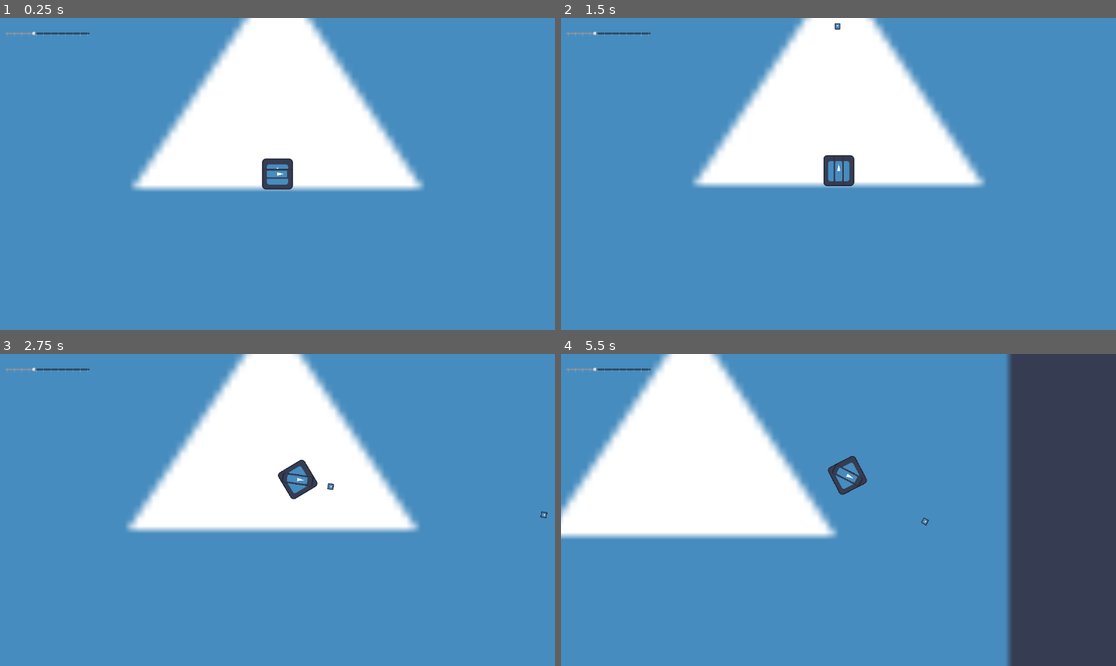
Above: before the commit, frames 1-4 (two rows, left to right).
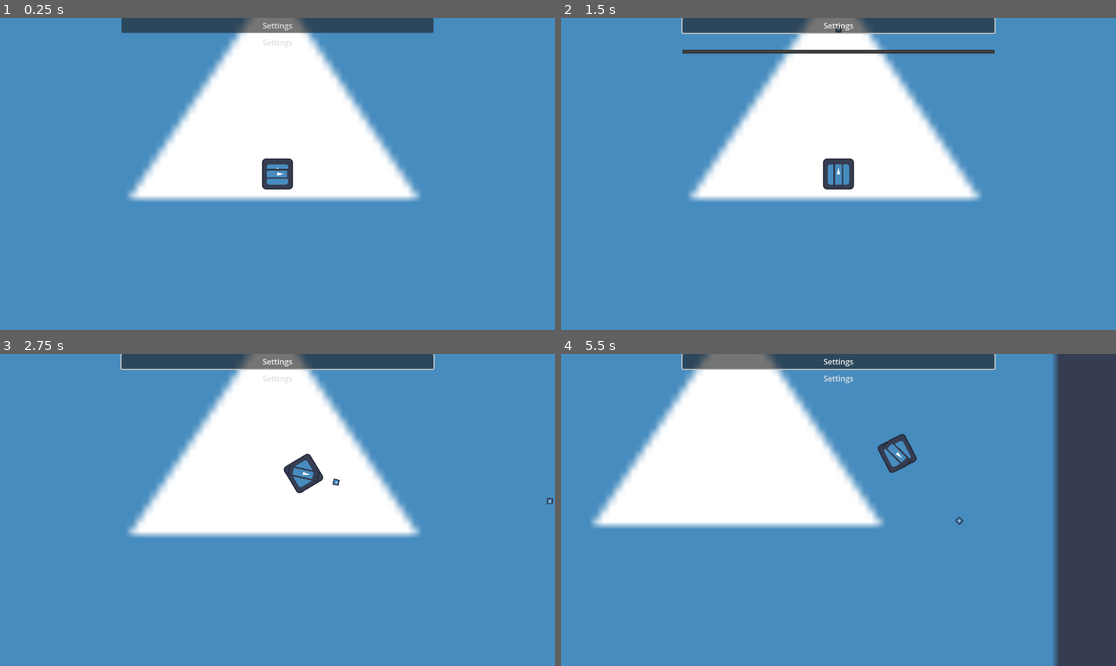
Above: after the commit, the same moments.

Repository: Vernaron/UntitledMechGame
Game: Godot game, scene res://core_scene.tscn
Two runs of this game, one before a commit and one after it. Both use one fixed random seed, a clock stepped at 60 frames per second and the inputs below. The engine's default icon, where the game draws it, is replaced by a stand-in: a white triangle on a blue panel in a dark square.
Inputs (mouse positions are in pixels of both pictures, inside the frame that each line leads up to):
- Up to frame 1 (0.25 s): no input
- Up to frame 2 (1.5 s): click (838, 24) at 0.5 s, where only the run after the commit has a clickable "Settings"; click (838, 42) at 1.25 s, where only the run after the commit has a clickable "Settings"
- Up to frame 3 (2.75 s): move the mouse to (399, 494) at 2.02 s; press the mouse at (399, 494) at 2.03 s; hold D (right) from 2.03 s (still down)
- Up to frame 4 (5.5 s): move the mouse to (727, 525) at 2.77 s; release D (right) at 2.78 s; release the mouse at (727, 525) at 2.78 s; hold S (down) 2.78-3.53 s; tap Shift (special) at 2.85, 4.35 s; move the mouse to (894, 441) at 3.52 s; press the mouse at (894, 441) at 3.53 s; hold D (right) 3.53-4.28 s; move the mouse to (810, 572) at 4.27 s; release the mouse at (810, 572) at 4.28 s; hold W (up) 4.28-5.03 s; move the mouse to (1005, 556) at 5.02 s; press the mouse at (1005, 556) at 5.03 s; hold A (left) from 5.03 s (still down)

The runs differ from the first frame. In frame 1, 8.3% of the frame differs, in the area x 1-79%, y 0-59%; in frame 2, 10%; in frame 3, 7.2%; in frame 4, 26%, in the area x 0-90%, y 0-100%.

Commit message:
started working on UI for pause screen

Diff:
--- a/Body.gd
+++ b/Body.gd
@@ -10,12 +10,13 @@
 
 # Called every frame. 'delta' is the elapsed time since the previous frame.
 func _process(delta):
-	look_at(get_global_mouse_position())
-	rotate(PI/2)
 	if(Input.is_action_pressed("shoot")):
 		shoot()
 	if(curr_reload>0):
 		curr_reload-=delta
+func _physics_process(delta):
+	look_at(get_global_mouse_position())
+	rotate(PI/2)
 func shoot():
 	if(curr_reload<=0):
 		curr_reload = RELOAD_SPEED
--- a/Camera2D.gd
+++ b/Camera2D.gd
@@ -11,7 +11,7 @@
 func _process(delta):
 	pass
 func _physics_process(delta):
-	if((%Legs.position-position).length()>150):
+	if((%Legs.position-position).length()>0):
 		position += (%Legs.position - position)/20
 	shake(delta)
 
@@ -31,8 +31,3 @@
 func start_shaking(intensity, time):
 	if intensity!=0&&time!=0:
 		shaking_list.append([intensity, time])
-
-
-
-func _on_h_slider_drag_ended(value_changed):
-	pass # Replace with function body.
--- a/Legs.gd
+++ b/Legs.gd
@@ -13,12 +13,7 @@
 var current_dash_cooldown = 0
 var current_dash_time = 0
 func _process(delta):
-	if(Input.is_action_pressed("up")||Input.is_action_pressed("down")
-	   || Input.is_action_pressed("left")||Input.is_action_pressed("right")):
-		get_turn_vec()
-		angle = atan2(turn_vec.x, turn_vec.y)
-		curr_move_ratio=min(1.0, curr_move_ratio+ACCELERATION)
-	turn()
+
 	if(Input.is_action_just_pressed("special")&& current_dash_cooldown<=0):
 		curr_dash_ratio = 1*ACCELERATION
 		angle_locked = angle
@@ -27,6 +22,12 @@
 
 
 func _physics_process(delta):
+	if(Input.is_action_pressed("up")||Input.is_action_pressed("down")
+	   || Input.is_action_pressed("left")||Input.is_action_pressed("right")):
+		get_turn_vec()
+		angle = atan2(turn_vec.x, turn_vec.y)
+		curr_move_ratio=min(1.0, curr_move_ratio+ACCELERATION)
+	turn()
 	velocity = (Vector2(0,-curr_move_ratio*1).rotated(rotation)+
 		Vector2(0, -curr_dash_ratio*10).rotated(angle_locked)) * SPEED
 	curr_move_ratio*=(1-ACCELERATION)/5
--- /dev/null
+++ b/MainContainer.gd
@@ -0,0 +1,11 @@
+extends AspectRatioContainer
+
+
+# Called when the node enters the scene tree for the first time.
+func _ready():
+	pass # Replace with function body.
+
+
+# Called every frame. 'delta' is the elapsed time since the previous frame.
+func _process(delta):
+	pass
--- /dev/null
+++ b/Menu.gd
@@ -0,0 +1,16 @@
+extends CanvasLayer
+
+
+# Called when the node enters the scene tree for the first time.
+func _ready():
+	pass # Replace with function body.
+
+
+# Called every frame. 'delta' is the elapsed time since the previous frame.
+func _process(delta):
+	if Input.is_action_just_pressed("escape_button")&&get_tree().paused==false:
+		get_tree().paused = true
+		visible = true
+	elif Input.is_action_just_pressed("escape_button")&&get_tree().paused==true:
+		get_tree().paused = false
+		visible = false
--- /dev/null
+++ b/arena.gd
@@ -0,0 +1,11 @@
+extends Node2D
+
+
+# Called when the node enters the scene tree for the first time.
+func _ready():
+	pass # Replace with function body.
+
+
+# Called every frame. 'delta' is the elapsed time since the previous frame.
+func _process(delta):
+	pass
--- a/arena.tscn
+++ b/arena.tscn
@@ -1,31 +1,26 @@
-[gd_scene load_steps=7 format=3 uid="uid://cuq7wsqmeyfeu"]
+[gd_scene load_steps=10 format=3 uid="uid://cuq7wsqmeyfeu"]
 
 [ext_resource type="Script" path="res://Camera2D.gd" id="1_mtnlw"]
+[ext_resource type="Script" path="res://arena.gd" id="1_rl44l"]
 [ext_resource type="Script" path="res://ShakeIntensity.gd" id="2_ljbyw"]
 [ext_resource type="Script" path="res://Legs.gd" id="3_ee4gl"]
 [ext_resource type="Texture2D" uid="uid://dggqs5eqnf47b" path="res://icon.svg" id="4_k88q0"]
+[ext_resource type="Script" path="res://Menu.gd" id="5_akwam"]
 [ext_resource type="Script" path="res://Body.gd" id="5_jfexe"]
+[ext_resource type="Script" path="res://MainContainer.gd" id="7_odq32"]
 
 [sub_resource type="CircleShape2D" id="CircleShape2D_tntyi"]
 
 [node name="Arena" type="Node2D"]
+process_mode = 1
+script = ExtResource("1_rl44l")
 
 [node name="mainCamera" type="Camera2D" parent="."]
 unique_name_in_owner = true
 zoom = Vector2(0.5, 0.5)
+drag_horizontal_enabled = true
+drag_vertical_enabled = true
 script = ExtResource("1_mtnlw")
-
-[node name="ShakeIntensity" type="HSlider" parent="mainCamera"]
-offset_left = -1130.0
-offset_top = -695.0
-offset_right = -780.0
-offset_bottom = -472.0
-max_value = 300.0
-step = 25.0
-value = 100.0
-tick_count = 12
-ticks_on_borders = true
-script = ExtResource("2_ljbyw")
 
 [node name="Legs" type="CharacterBody2D" parent="."]
 unique_name_in_owner = true
@@ -48,4 +43,51 @@
 script = ExtResource("5_jfexe")
 RELOAD_SPEED = 0.3
 
-[connection signal="drag_ended" from="mainCamera/ShakeIntensity" to="mainCamera/ShakeIntensity" method="_on_drag_ended"]
+[node name="Menu" type="CanvasLayer" parent="."]
+process_mode = 3
+script = ExtResource("5_akwam")
+
+[node name="MainContainer" type="AspectRatioContainer" parent="Menu"]
+anchors_preset = 15
+anchor_right = 1.0
+anchor_bottom = 1.0
+grow_horizontal = 2
+grow_vertical = 2
+script = ExtResource("7_odq32")
+
+[node name="VBoxContainer" type="VBoxContainer" parent="Menu/MainContainer"]
+layout_mode = 2
+
+[node name="SettingsButton" type="Button" parent="Menu/MainContainer/VBoxContainer"]
+layout_mode = 2
+text = "Settings"
+
+[node name="MenuButton" type="MenuButton" parent="Menu/MainContainer/VBoxContainer"]
+layout_mode = 2
+text = "Settings"
+
+[node name="Settings" type="TabContainer" parent="Menu/MainContainer/VBoxContainer/MenuButton"]
+visible = false
+layout_mode = 2
+offset_top = -35.0
+offset_right = 648.0
+offset_bottom = 613.0
+
+[node name="Graphics" type="VBoxContainer" parent="Menu/MainContainer/VBoxContainer/MenuButton/Settings"]
+layout_mode = 2
+
+[node name="ShakeIntensity" type="HSlider" parent="Menu/MainContainer/VBoxContainer/MenuButton/Settings/Graphics"]
+layout_mode = 2
+max_value = 300.0
+step = 25.0
+value = 100.0
+tick_count = 12
+ticks_on_borders = true
+script = ExtResource("2_ljbyw")
+
+[node name="Controls" type="VBoxContainer" parent="Menu/MainContainer/VBoxContainer/MenuButton/Settings"]
+visible = false
+layout_mode = 2
+
+[connection signal="item_rect_changed" from="mainCamera" to="Menu/MainContainer" method="_on_main_camera_item_rect_changed"]
+[connection signal="drag_ended" from="Menu/MainContainer/VBoxContainer/MenuButton/Settings/Graphics/ShakeIntensity" to="Menu/MainContainer/VBoxContainer/MenuButton/Settings/Graphics/ShakeIntensity" method="_on_drag_ended"]
--- a/core_scene.tscn
+++ b/core_scene.tscn
@@ -8,6 +8,7 @@
 script = ExtResource("1_4krre")
 
 [node name="Sprite2D" type="Sprite2D" parent="."]
+position = Vector2(-15, 43)
 scale = Vector2(30, 30)
 texture = ExtResource("1_nfxue")
 
--- a/project.godot
+++ b/project.godot
@@ -59,6 +59,11 @@
 "events": [Object(InputEventKey,"resource_local_to_scene":false,"resource_name":"","device":-1,"window_id":0,"alt_press …(182 unchanged characters)…
 ]
 }
+escape_button={
+"deadzone": 0.5,
+"events": [Object(InputEventKey,"resource_local_to_scene":false,"resource_name":"","device":-1,"window_id":0,"alt_pressed":false,"shift_pressed":false,"ctrl_pressed":false,"meta_pressed":false,"pressed":false,"keycode":0,"physical_keycode":4194305,"key_label":0,"unicode":0,"echo":false,"script":null)
+]
+}
 
 [rendering]
 
